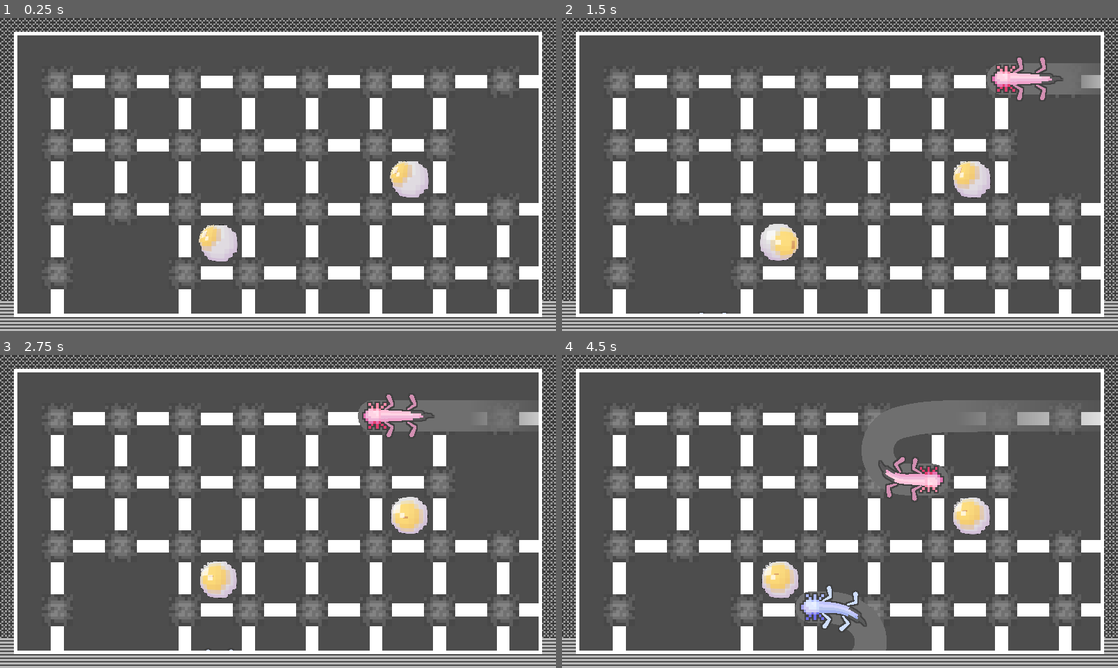
Above: before the commit, frames 1-4 (two rows, left to right).
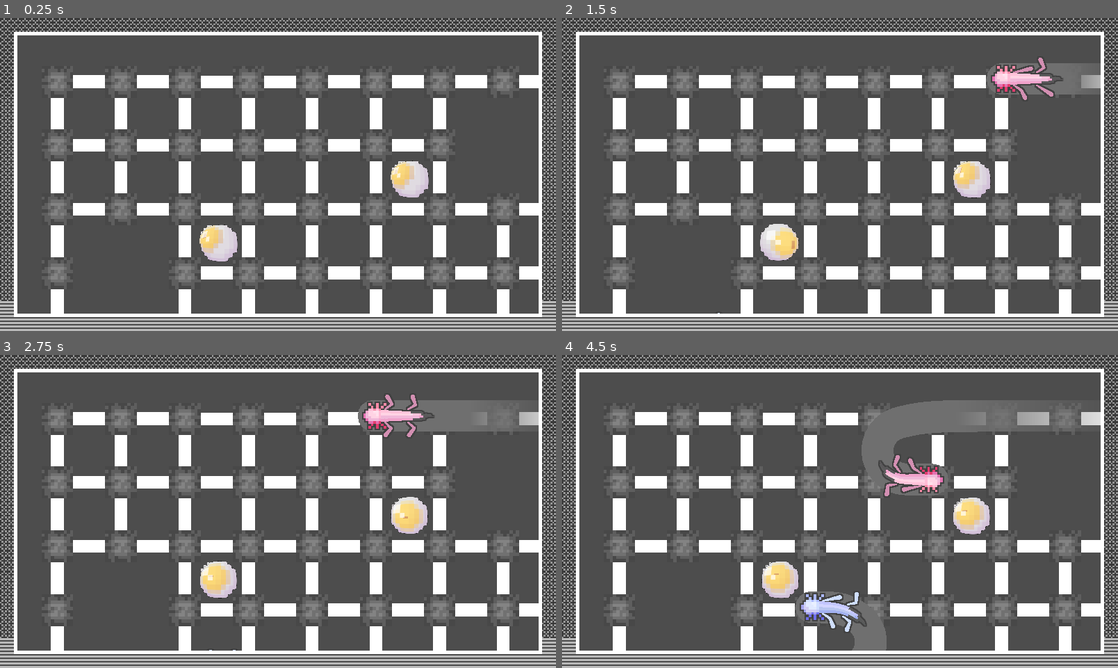
Above: after the commit, the same moments.

Repository: r8114wjbn9118/Hello-Godot-Game-Jam-1
Game: Godot game, scene res://Map/Map.tscn
Same seed, same stepped clock (60 frames per second), same inputs: the game is played once before the commit and once after it. The engine's default icon, where the game draws it, is replaced by a stand-in: a white triangle on a blue panel in a dark square.
Inputs (mouse positions are in pixels of both pictures, inside the frame that each line leads up to):
- Up to frame 1 (0.25 s): no input
- Up to frame 2 (1.5 s): tap Enter (ui_accept) at 0.5, 0.77 s; move the mouse to (962, 158) at 0.52 s; hold Right (ui_right) 0.53-1.28 s; hold Z (z) 0.53-1.28 s; move the mouse to (728, 190) at 1.27 s; hold Down (ui_down) from 1.28 s (still down); tap Z (z) at 1.35 s
- Up to frame 3 (2.75 s): tap Enter (ui_accept) at 1.52 s; move the mouse to (333, 442) at 2.02 s; release Down (ui_down) at 2.03 s; hold Right (ui_right) from 2.03 s (still down); hold Z (z) from 2.03 s (still down)
- Up to frame 4 (4.5 s): move the mouse to (812, 574) at 2.77 s; release Right (ui_right) at 2.78 s; release Z (z) at 2.78 s; hold Up (ui_up) 2.78-3.53 s; tap Z (z) at 2.85, 4.35 s; tap Enter (ui_accept) at 3.02, 3.5, 3.77 s; move the mouse to (1006, 558) at 3.52 s; hold Z (z) 3.53-4.28 s; hold Left (ui_left) from 3.53 s (still down); move the mouse to (673, 464) at 4.27 s

The runs differ from the first frame. In frame 1, 0.3% of the frame differs, in the area x 35-78%, y 45-78%; in frame 2, 0.2%; in frame 3, 0.1%; in frame 4, 0.5%, in the area x 46-65%, y 32-89%.

Commit message:
leg fix
腿部動作分離
參數調整

Diff:
--- a/MapItems/WormTail/body/BodyLine.gd
+++ b/MapItems/WormTail/body/BodyLine.gd
@@ -62,3 +62,16 @@
 	BL.global_position = %LMarker2D.global_position
 	BL.global_rotation = Path_rotate - PI/2
 	BL.start_move()
+
+var _time = 0.0
+const LEG_SP_MOVE_TIME = 0.05
+func _process(delta: float) -> void:
+	%Body.global_position = Vector2.ZERO
+	%Body.global_rotation = 0.0
+	_time += delta
+	var arr := [$LegIk_FR, $LegIk_BL, $LegIk_FL, $LegIk_BR]
+	var curr_time = fmod(_time, (LEG_SP_MOVE_TIME*4.0))
+	var curr:int = floori(curr_time/LEG_SP_MOVE_TIME)
+	for i in arr:
+		i.canMove = false
+	arr[curr].canMove = true
--- a/MapItems/WormTail/legIK/leg_ik.gd
+++ b/MapItems/WormTail/legIK/leg_ik.gd
@@ -26,8 +26,8 @@
 var canMove:bool = true
 
 const LENGTH = 15.0
-const STEP_LENGTH = 10.0
-
+const STEP_LENGTH = 15.0 # 10
+# Called every frame. 'delta' is the elapsed time since the previous frame.
 func _process(delta: float) -> void:
 	if need_update:
 		#global_position = Vector2.ZERO
--- a/Tile/EyeAnime/EyeAnim.tscn
+++ b/Tile/EyeAnime/EyeAnim.tscn
@@ -15,7 +15,7 @@
 resource_local_to_scene = true
 shader = ExtResource("2_fjn0d")
 shader_parameter/world_position = Vector2(0, 0)
-shader_parameter/pup_offset = Vector2(1.01976, 0.799748)
+shader_parameter/pup_offset = Vector2(1.03202, 0.777414)
 
 [node name="EyeAnim" type="Node2D"]
 script = ExtResource("1_8cmtv")
@@ -29,20 +29,21 @@
 texture = ExtResource("2_34yb5")
 
 [node name="圓瞳孔" type="Sprite2D" parent="CanvasGroup"]
-position = Vector2(-2.5988, -1.49874)
+position = Vector2(-2.66008, -1.38707)
 texture = ExtResource("3_unrhp")
 
 [node name="直瞳孔" type="Sprite2D" parent="CanvasGroup"]
-position = Vector2(-3.11856, -1.79849)
+position = Vector2(-3.1921, -1.66448)
+scale = Vector2(1, 0.36932)
 texture = ExtResource("4_e7biw")
 
 [node name="反光" type="Sprite2D" parent="CanvasGroup"]
 modulate = Color(1, 1, 1, 0.690196)
-position = Vector2(-1.2994, -0.74937)
+position = Vector2(-1.33004, -0.693535)
 texture = ExtResource("5_erkaq")
 
 [node name="Target" type="Marker2D" parent="."]
-position = Vector2(-610.893, -352.304)
+position = Vector2(-139.565, -72.7747)
 gizmo_extents = 5.0
 
 [node name="Timer" type="Timer" parent="."]
Binary file changed: text/text.en.translation
Binary file changed: text/text.zh_TW.translation
